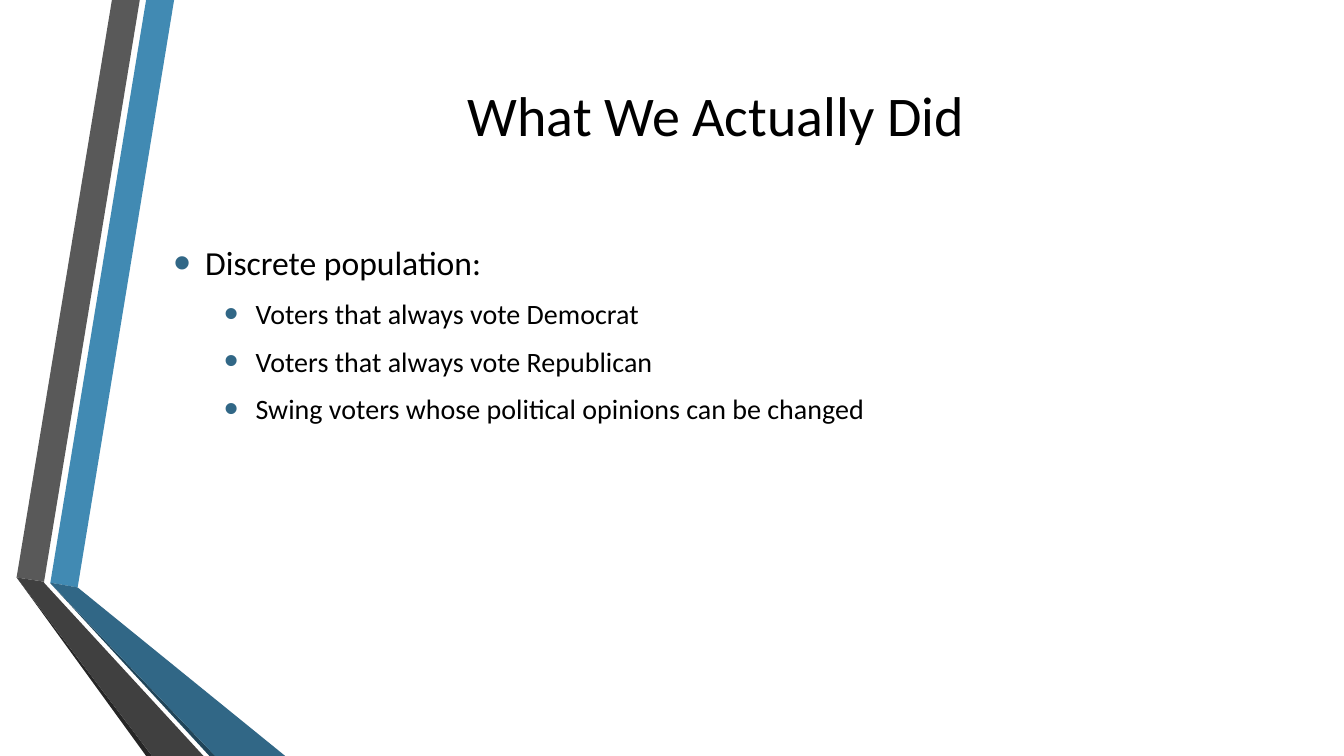
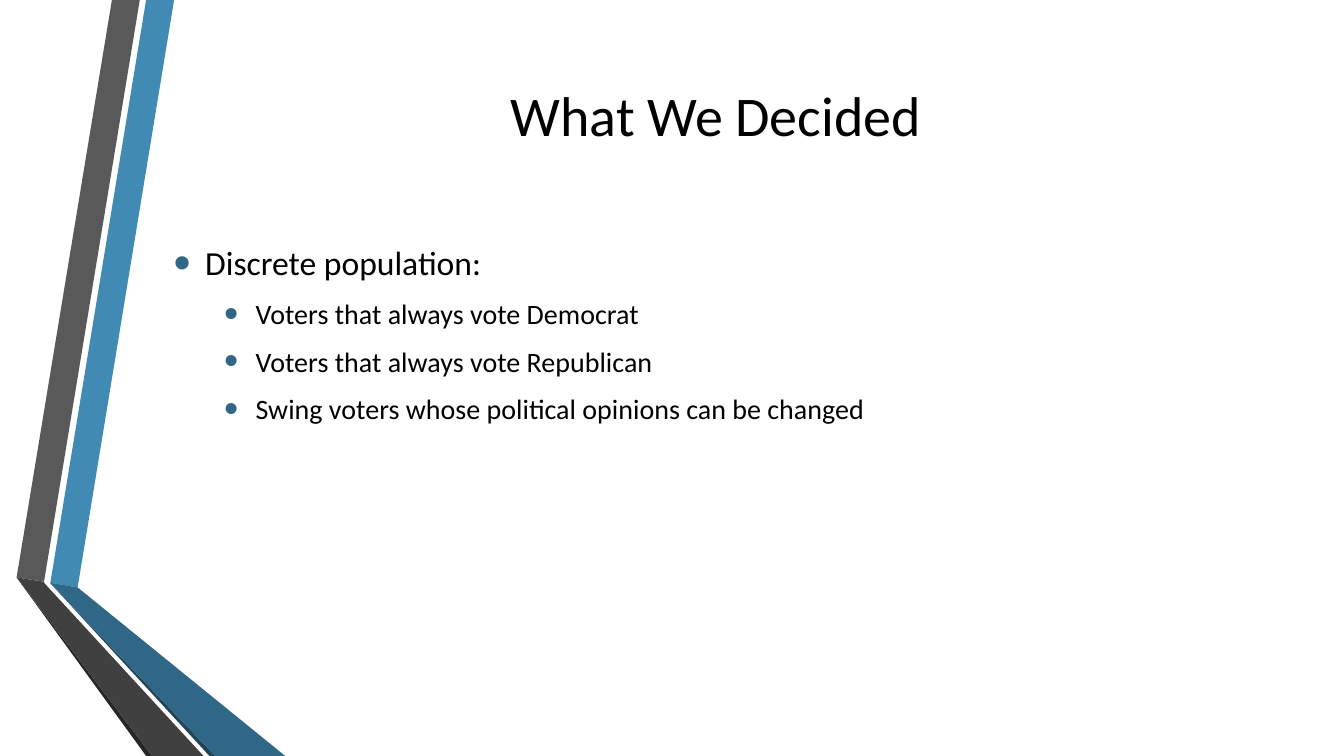
Before and after one commit to blimpich/election_simulator, a slide deck: slide 10 of Final Presentation 2.pptx. Drawn at 1344x756 pixels with LibreOffice and Linux fonts; fonts in the diff are those of the drawing; background and template pictures are left out. Boxes give left, top, right and bottom in pixels: in the first picture for what was removed or moved away, otherwise in the second. Text is boxed around its words. In the diff, an @@ line names an element or a change of style, - is before the commit and + after.

```diff
--- a/Final Presentation 2.pptx
+++ b/Final Presentation 2.pptx
@@ title at <box>511,97,921,137</box>: text changed @@
-What We Actually Did
+What We Decided
```
Also in this commit, not shown: 4 other slides changed.
